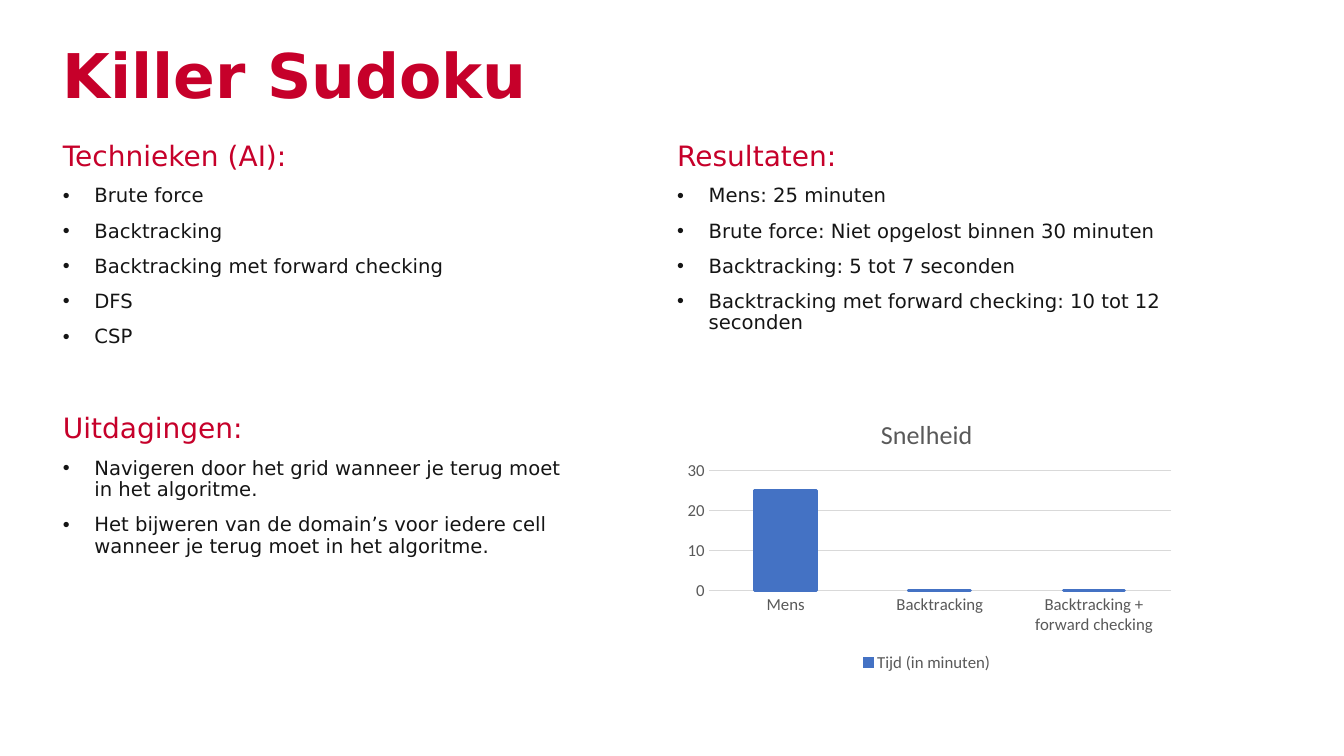
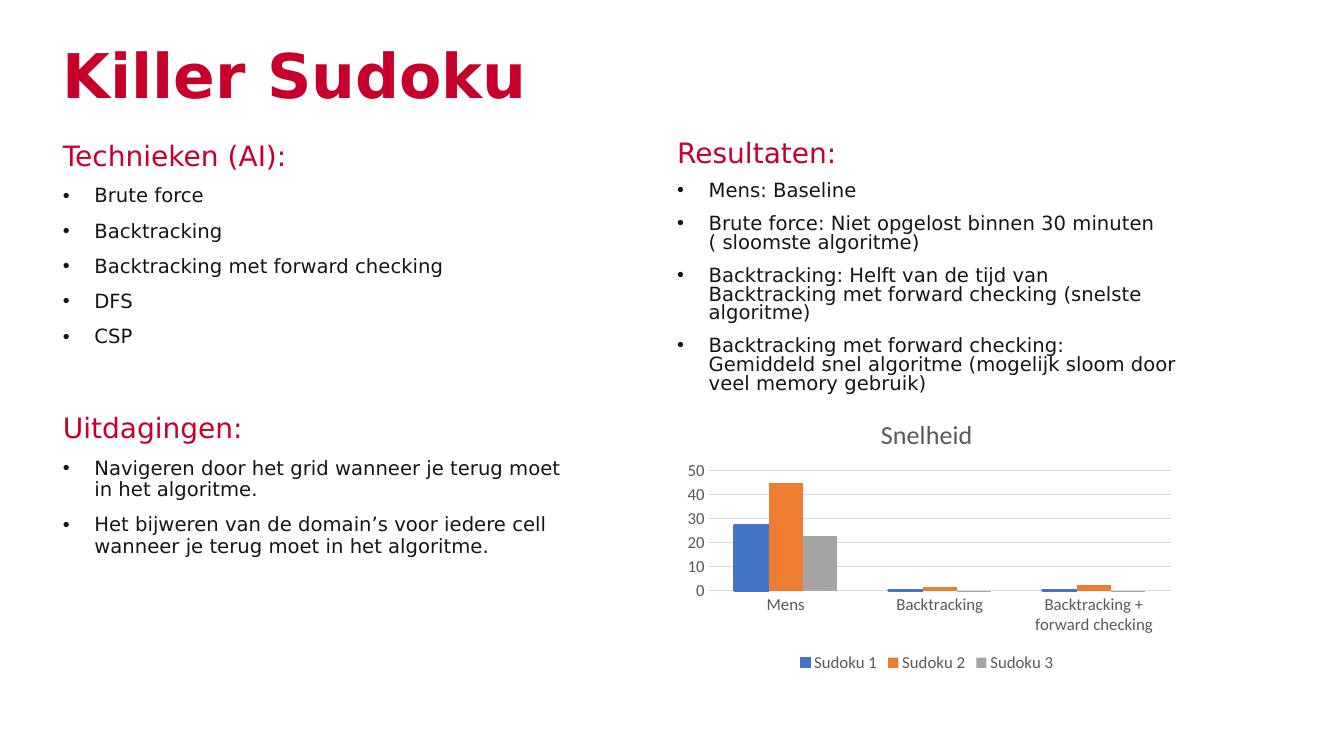
Before and after one commit to JobHaast/Artificial-Inteligence-Final-Assignment, a slide deck: slide 3 of Metrics.pptx. Drawn at 1344x756 pixels with LibreOffice and Linux fonts; fonts in the diff are those of the drawing. Boxes give left, top, right and bottom in pixels: in the first picture for what was removed or moved away, otherwise in the second. Text is boxed around its words. In the diff, an @@ line names an element or a change of style, - is before the commit and + after.

Commit message:
Changed powerpoint

```diff
--- a/Metrics.pptx
+++ b/Metrics.pptx
@@ text at bbox=[677, 141, 836, 164]: line spacing 0.9 to 0.8 @@
@@ text at bbox=[709, 182, 1176, 394]: text changed @@
-• Mens: 25 minuten
-• Brute force: Niet opgelost binnen 30 minuten
-• Backtracking: 5 tot 7 seconden
-• Backtracking met forward checking: 10 tot 12 seconden
+• Mens: Baseline
+• Brute force: Niet opgelost binnen 30 minuten ( sloomste algoritme)
+• Backtracking: Helft van de tijd van Backtracking met forward checking (snelste algoritme)
+• Backtracking met forward checking: Gemiddeld snel algoritme (mogelijk sloom door veel memory gebruik)
@@ column chart at bbox=[667, 409, 1187, 677] @@
-Tijd (in minuten): 25, 0.1, 0.2
+Sudoku 1: 27, 0, 0
+Sudoku 2: 45, 2, 2
+Sudoku 3: 23, 0, 0
```
Also in this commit, not shown: 1 other slide changed, 4 other files.
